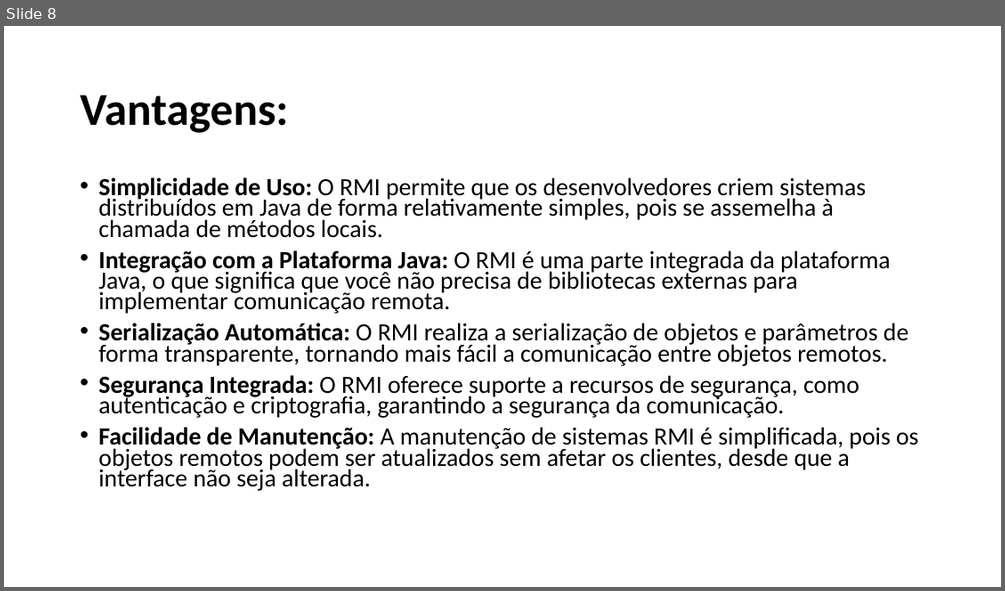
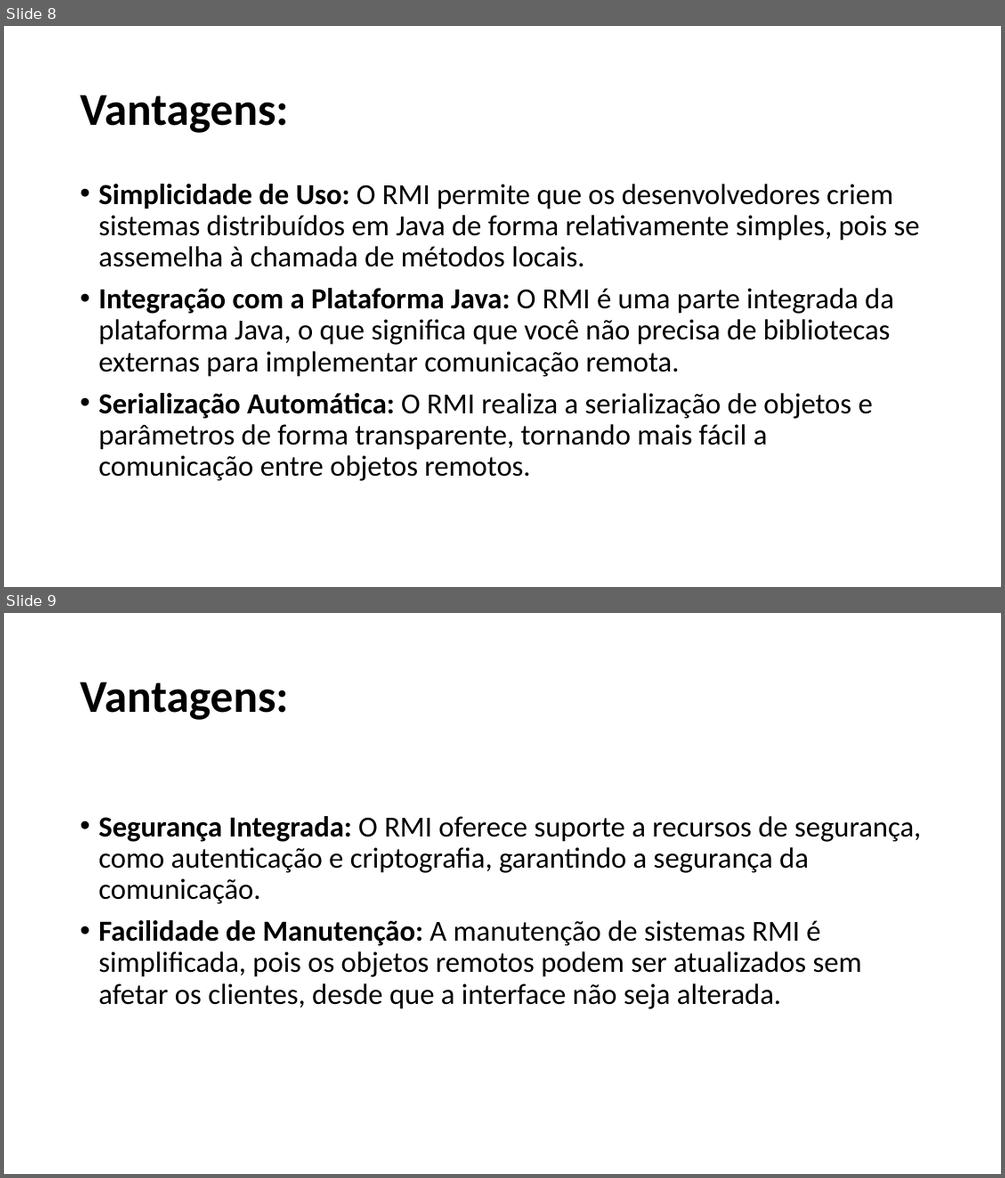
Before and after one commit to NocctisCaelus/PoC_Kaka, a slide deck: Apresentação.pptx. Shown one above the other, each under a label of ours: slide 8 before the commit, slides 8 and 9 after it. The pictures are 1005x591 and 1005x1178 pixels, drawn with LibreOffice and Linux fonts; fonts in the diff are those of the drawing. Boxes give left, top, right and bottom in pixels: in the first picture for what was removed or moved away, otherwise in the second. Text is boxed around its words. In the diff, an @@ line names an element or a change of style, - is before the commit and + after.

```diff
--- a/Apresentação.pptx
+++ b/Apresentação.pptx
@@ slide 9 added at (4,613,1001,1174), background #FFFFFF @@
@@ title added at (80,682,288,720), 44 pt, text #000000, bold @@
+Vantagens:
@@ text added at (98,816,921,1009), 28 pt, text #000000 @@
+• Segurança Integrada: O RMI oferece suporte a recursos de segurança, como autenticação e criptografia, garantindo a segurança da comunicação.
+• Facilidade de Manutenção: A manutenção de sistemas RMI é simplificada, pois os objetos remotos podem ser atualizados sem afetar os clientes, desde que a interface não seja alterada.
@@ slide 8 changed as well @@
@@ text "Simplicidade de Uso: O RMI ..." at (98,184,920,481): size 23.8 to 28 pt; line spacing 0.7 to 0.9 @@
@@ text at (98,375,918,491): paragraphs removed @@
-• Segurança Integrada: O RMI oferece suporte a recursos de segurança, como autenticação e criptografia, garantindo a segurança da comunicação.
-• Facilidade de Manutenção: A manutenção de sistemas RMI é simplificada, pois os objetos remotos podem ser atualizados sem afetar os clientes, desde que a interface não seja alterada.
```
Also in this commit, not shown: 7 other slides changed, 3 other slides added, 4 slides removed.
